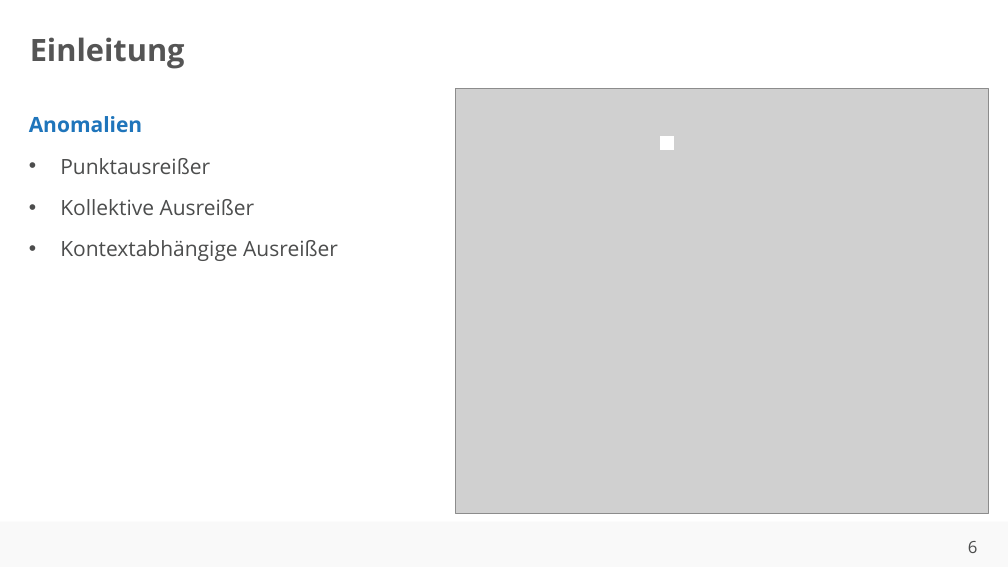
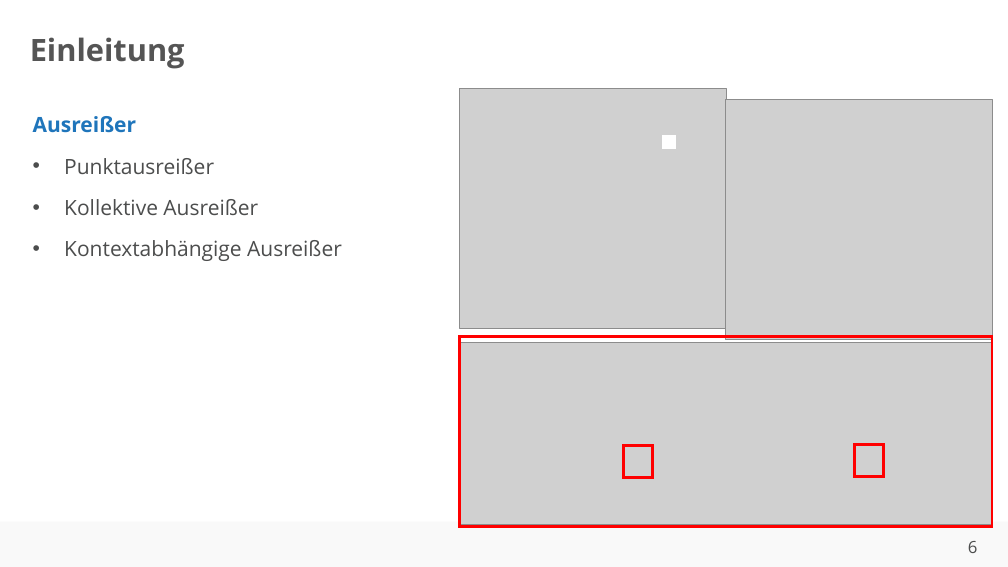
Before and after one commit to ahndavin/Abschlussarbeit_Bachelor, a slide deck: slide 6 of Kolloquium/Kolloquium.pptx. Drawn at 1008x567 pixels with LibreOffice and Linux fonts; fonts in the diff are those of the drawing; grey boxes stand for pictures; background and template pictures are left out. Boxes give left, top, right and bottom in pixels: in the first picture for what was removed or moved away, otherwise in the second. Text is boxed around its words. In the diff, an @@ line names an element or a change of style, - is before the commit and + after.

```diff
--- a/Kolloquium/Kolloquium.pptx
+++ b/Kolloquium/Kolloquium.pptx
@@ picture: place and size @@
-picture at (456,89,988,514)
+picture at (460,89,726,329)
@@ text at (33,116,136,133): text changed @@
-Anomalien
+Ausreißer
@@ picture added at (726,100,992,340) @@
@@ picture added at (460,343,992,524) @@
@@ rectangle added at (460,337,992,527), outline #FF0000 2 pt @@
@@ rectangle added at (624,446,653,478), outline #FF0000 2 pt @@
@@ rectangle added at (855,445,884,477), outline #FF0000 2 pt @@
```
Also in this commit, not shown: 9 other slides changed, 4 slides added, 1 slide removed.
